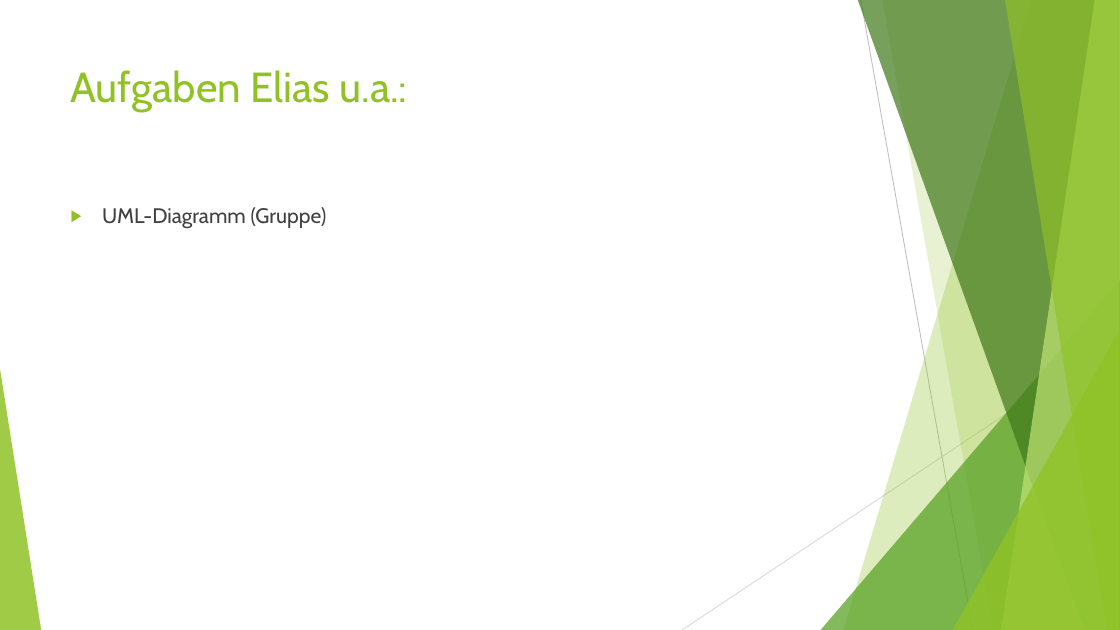
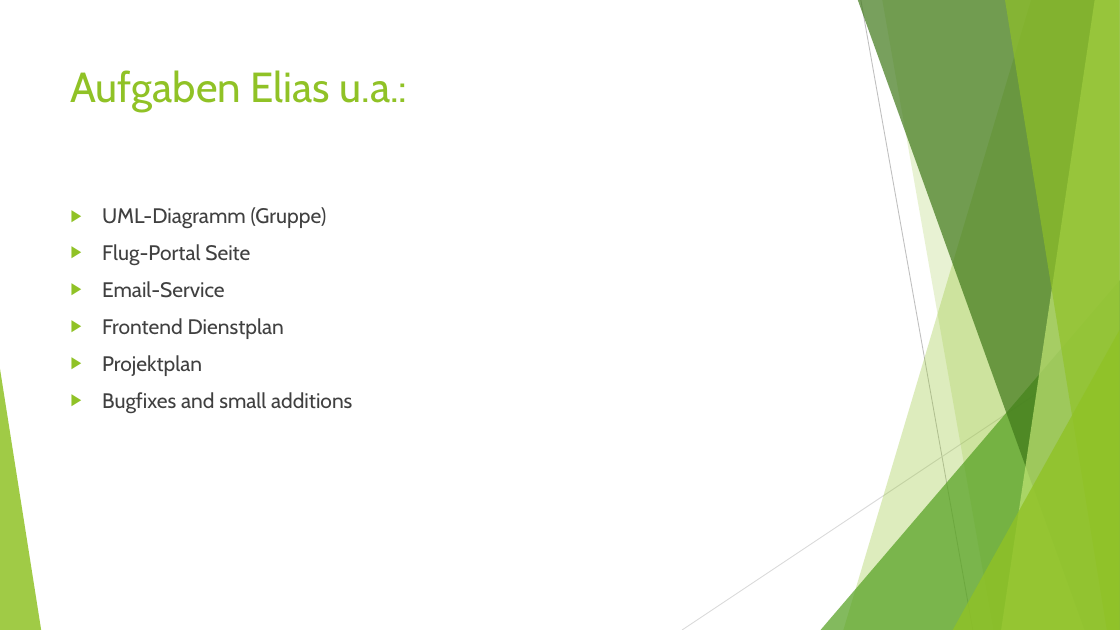
Before and after one commit to merasz/swaAirportProject, a slide deck: slide 9 of PS SoftwarearchitekturPP.pptx (slide 8 before the commit). Drawn at 1120x630 pixels with LibreOffice and Linux fonts; fonts in the diff are those of the drawing. Boxes give left, top, right and bottom in pixels: in the first picture for what was removed or moved away, otherwise in the second. Text is boxed around its words. In the diff, an @@ line names an element or a change of style, - is before the commit and + after.

```diff
--- a/PS SoftwarearchitekturPP.pptx
+++ b/PS SoftwarearchitekturPP.pptx
@@ text at box(102, 244, 352, 413): paragraphs added @@
+▶ Flug-Portal Seite
+▶ Email-Service
+▶ Frontend Dienstplan
+▶ Projektplan
+▶ Bugfixes and small additions
```
Also in this commit, not shown: 3 other slides changed, 4 slides added.
